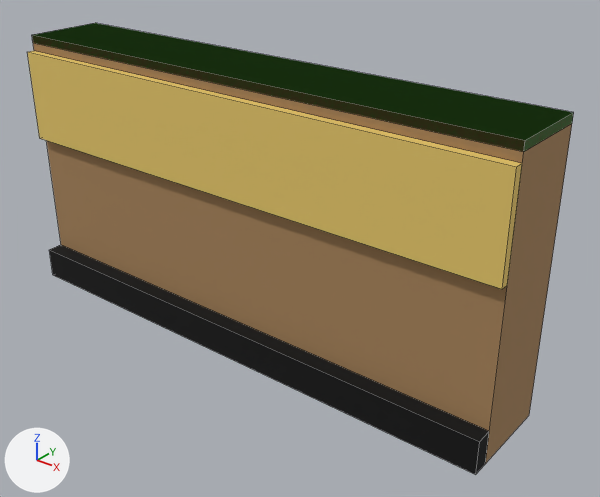
One commit to the Blender file assets/managed-models/mill-interior/wall/wall.blend: the scene before it, then after it.
The view is the same before and after, from a camera (50 mm lens) standing at (0.892, -1.078, 0.823) and looking at (0.079, -0.062, 0.193). The axes (+X, +Y, +Z) are drawn at lower left. The lights are the same throughout. The picture after the commit comes second. Mesh edges are drawn as thin lines.

The first picture shows 'wall'.
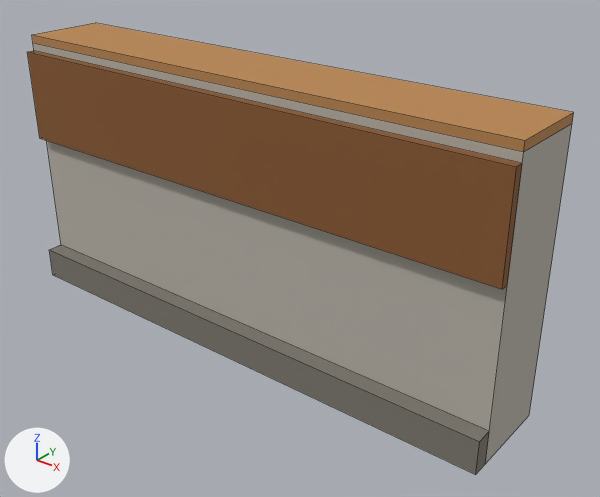
Where the change shows, as pixel boxes (x1, y1, x2, y2) in the pictures (600 x 497 px; the box of a moved part takes in the faces that stretch with it):
```json
{"object": "wall", "change": "reshaped, surface changed", "before": [27, 23, 574, 475], "after": [27, 23, 574, 475]}
{"part": 1, "of": "me_wall", "change": "moved or reshaped", "before": [32, 35, 573, 464], "after": [33, 43, 572, 464]}
{"part": 2, "of": "me_wall", "change": "surface changed", "before": [27, 23, 574, 475], "after": [27, 23, 574, 475]}
```

Edits to the scene script, one JSON object a line:
```json
{"block": "me_wall", "where": "me_wall.from_pydata(...)  # 32 vertices, 24 faces; spans x -0.5..0.5, y -0.18..0.0, z 0.0..0.5"}
{"block": "me_wall", "where": "# used by ob_wall; location = (0.0, 0.0, 0.0)"}
{"block": "me_wall", "where": "# before: 4 (-0.5, -0.15, 0.5) at pixel (31, 34), 5 (0.5, -0.15, 0.5) at pixel (525, 140), 6 (0.5, 0.0, 0.5) at pixel (573, 112), 7 (-0.5, 0.0, 0.5) at pixel (95, 22)"}
{"block": "me_wall", "change": "me_wall part 1"}
{"op": "add", "block": "me_wall", "code": "for i in [*range(4, 8)]: me_wall.vertices[i].co += Vector((0.0, 0.0, -0.015))"}
{"block": "me_wall", "change": "me_wall part 2: texture (UV) coordinates of 24 of 24 faces, centred in x -0.5..0.5, y -0.18..0.0, z 0.0..0.5, changed; they spanned u 0.06..0.94, v 0.25..0.75 and now span u 0.06..0.69, v 0.5..0.5"}
```
